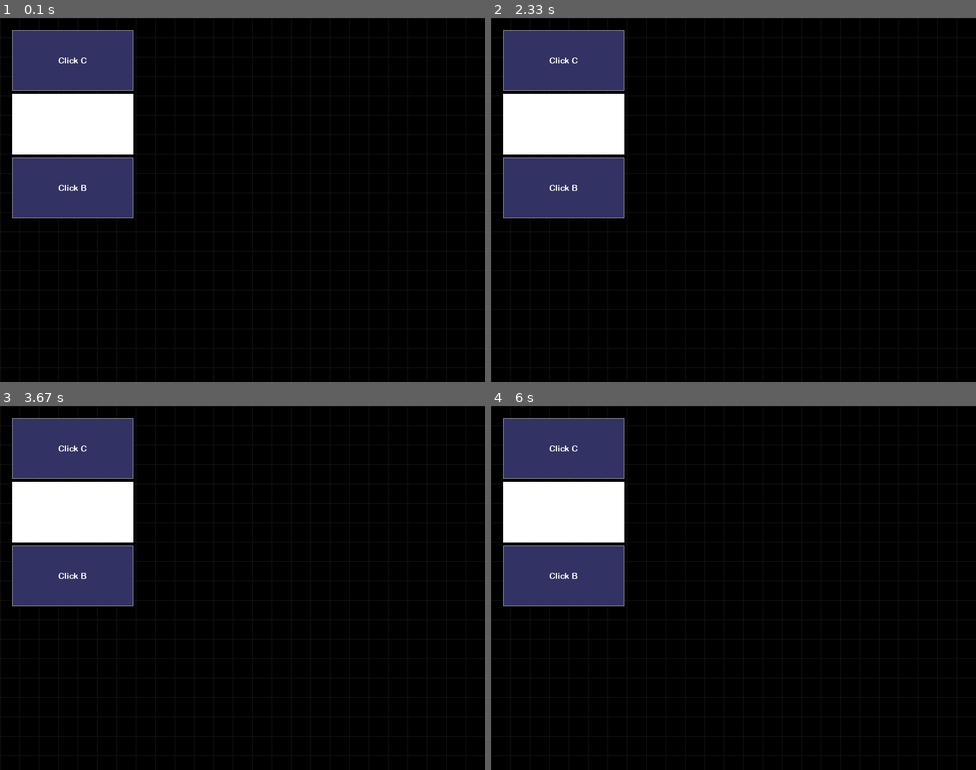
Above: before the commit, frames 1-4 (two rows, left to right).
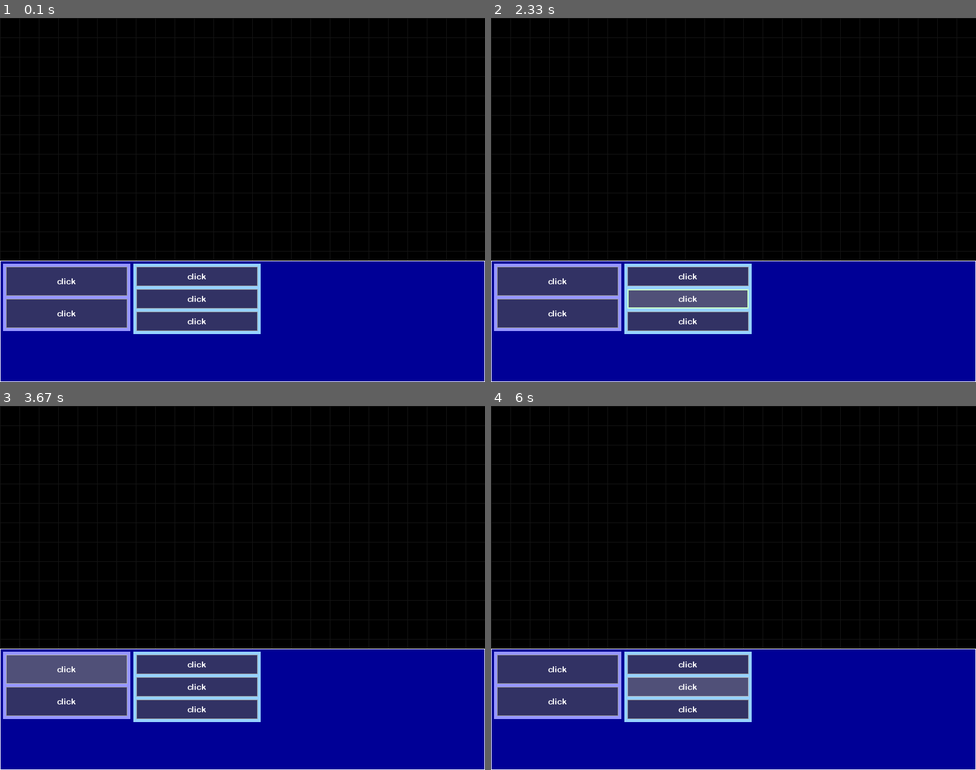
Above: after the commit, the same moments.

Repository: JonathanMurray/pygameui
Game: pygame game, started from main.py
The game is run twice, just before and just after one commit, with the same random seed, the same clock (stepped at 60 frames per second) and the same inputs.
Inputs (mouse positions are in pixels of both pictures, inside the frame that each line leads up to):
- Up to frame 1 (0.1 s): no input
- Up to frame 2 (2.33 s): click (733, 320) at 0.38 s, where only the run after the commit has a clickable "click"; click (733, 221) at 0.72 s; click (583, 287) at 1.05 s; click (912, 327) at 1.38 s; click (709, 294) at 2.22 s
- Up to frame 3 (3.67 s): click (227, 526) at 2.55 s; click (67, 668) at 3.38 s, where only the run after the commit has a clickable "click"
- Up to frame 4 (6 s): click (883, 580) at 3.72 s; click (558, 700) at 4.55 s, where only the run after the commit has a clickable "click"; click (752, 573) at 4.88 s; click (660, 693) at 5.72 s

The runs differ from the first frame. In frame 1, 46% of the frame differs, in the area x 0-100%, y 3-100%; in frame 2, 46%; in frame 3, 46%; in frame 4, 46%.

Commit message:
Improve containers

Diff:
--- a/containers.py
+++ b/containers.py
@@ -1,4 +1,5 @@
-from typing import List, Tuple
+from enum import Enum
+from typing import List, Tuple, Any
 
 from pygame.math import Vector2
 
@@ -44,35 +45,45 @@
       component.set_pos(pos + relative_pos)
 
 
-class HorizontalListContainer(AbstractContainer):
-  def __init__(self, size: Tuple[int, int], screen, components: List[Component], margin: int, padding: int):
-    super().__init__(size, screen, components)
+class Orientation(Enum):
+  HORIZONTAL = 1
+  VERTICAL = 2
+
+
+class ListContainer(AbstractContainer):
+  def __init__(self, width: Any, height: Any, screen, components: List[Component], margin: int, padding: int,
+      orientation: Orientation, **kwargs):
+    super().__init__((width, height), screen, components, **kwargs)
     self.margin = margin
     self.padding = padding
+    if width == 'fit_contents':
+      if orientation == Orientation.HORIZONTAL:
+        children_sum = sum(c.size[0] for c in self.components)
+        container_width = children_sum + (len(self.components) - 1) * self.margin + 2 * self.padding
+      else:
+        container_width = max(c.size[0] for c in self.components) + self.padding * 2
+    else:
+      container_width = width
+    if height == 'fit_contents':
+      if orientation == Orientation.HORIZONTAL:
+        container_height = max(c.size[1] for c in self.components) + self.padding * 2
+      else:
+        children_sum = sum(c.size[1] for c in self.components)
+        container_height = children_sum + (len(self.components) - 1) * self.margin + 2 * self.padding
+    else:
+      container_height = height
+    self.size = (container_width, container_height)
+    self.orientation = orientation
 
   def set_pos(self, pos: Vector2):
     super().set_pos(pos)
     relative_pos = Vector2(self.padding, self.padding)
     for component in self.components:
       component.set_pos(pos + relative_pos)
-      relative_pos += (component.size[0] + self.margin, 0)
-
-
-class VerticalListContainer(AbstractContainer):
-  def __init__(self, width: int, screen, components: List[Component], margin: int, padding: int, **kwargs):
-    super().__init__((width, 1), screen, components, **kwargs)
-    self.margin = margin
-    self.padding = padding
-    children_sum_height = sum(c.size[1] for c in self.components)
-    container_height = children_sum_height + (len(self.components) - 1) * self.margin + 2 * self.padding
-    self.size = (self.size[0], container_height)
-
-  def set_pos(self, pos: Vector2):
-    super().set_pos(pos)
-    relative_pos = Vector2(self.padding, self.padding)
-    for component in self.components:
-      component.set_pos(pos + relative_pos)
-      relative_pos += (0, component.size[1] + self.margin)
+      if self.orientation == Orientation.HORIZONTAL:
+        relative_pos += (component.size[0] + self.margin, 0)
+      else:
+        relative_pos += (0, component.size[1] + self.margin)
 
 
 class EvenSpacingContainer(AbstractContainer):
@@ -83,7 +94,10 @@
   def set_pos(self, pos: Vector2):
     super().set_pos(pos)
     width_sum = sum([component.size[0] for component in self.components])
-    margin = (self.size[0] - width_sum - self.padding * 2) / (len(self.components) - 1)
+    if len(self.components) < 2:
+      margin = 0
+    else:
+      margin = (self.size[0] - width_sum - self.padding * 2) / (len(self.components) - 1)
     relative_pos = Vector2(self.padding, self.padding)
     for component in self.components:
       component.set_pos(pos + relative_pos)
--- a/main.py
+++ b/main.py
@@ -6,8 +6,8 @@
 from pygame.math import Vector2
 from pygame.time import Clock
 
-from containers import VerticalListContainer
-from ui import BackgroundGrid, Component, Button, Text, Style
+from containers import ListContainer, Orientation
+from ui import BackgroundGrid, Button, Text, Style
 
 SCREEN_RESOLUTION = (800, 600)
 COLOR_WHITE = Color(255, 255, 255, 0)
@@ -21,12 +21,27 @@
   background_color = (0, 0, 0)
   grid = BackgroundGrid(screen, SCREEN_RESOLUTION, Color(20, 20, 20, 0), 32)
 
-  button2 = button(font, screen, (200, 100), lambda: print("C"), "Click C")
-  div = Component(size=(200, 100), screen=screen, style=Style(background=COLOR_WHITE))
-  button3 = button(font, screen, (200, 100), lambda: print("B"), "Click B")
-  container = VerticalListContainer(500, screen, [button2, div, button3], 5, 20, border_color=COLOR_WHITE,
-                                    background=(0, 0, 150, 0))
-  container.set_pos(Vector2(0, 0))
+  left_buttons = [
+    button(font, screen, (200, 48), callback=lambda: print("hello"), text="click"),
+    button(font, screen, (200, 48), callback=lambda: print("hello"), text="click"),
+  ]
+  right_buttons = [
+    button(font, screen, (200, 32), callback=lambda: print("bye"), text="click"),
+    button(font, screen, (200, 32), callback=lambda: print("bye"), text="click"),
+    button(font, screen, (200, 32), callback=lambda: print("bye"), text="click"),
+  ]
+  left_menu_bar = ListContainer(width="fit_contents", height="fit_contents", screen=screen, components=left_buttons,
+                                margin=5, padding=5,
+                                orientation=Orientation.VERTICAL,
+                                style=Style(background=(150, 150, 255, 0)))
+  right_menu_bar = ListContainer(width="fit_contents", height="fit_contents", screen=screen, components=right_buttons,
+                                 margin=5, padding=5,
+                                 orientation=Orientation.VERTICAL,
+                                 style=Style(background=(150, 210, 255, 0)))
+  container = ListContainer(width=800, height=200, screen=screen, components=[left_menu_bar, right_menu_bar], margin=5,
+                            padding=5, orientation=Orientation.HORIZONTAL,
+                            style=Style(border_color=COLOR_WHITE, background=(0, 0, 150, 0)))
+  container.set_pos(Vector2(0, 400))
 
   while True:
     for event in pygame.event.get():
@@ -50,8 +65,8 @@
   return Button(size=size, screen=screen, callback=callback,
                 text=Text(screen, font, COLOR_WHITE, text),
                 style=Style(background=Color(50, 50, 100, 0), border_color=Color(150, 150, 150, 0)),
-                style_hovered=Style(background=Color(50, 50, 100), border_color=Color(180, 180, 180, 0)),
-                style_onclick=Style(background=Color(50, 50, 100), border_color=Color(200, 255, 200, 0),
+                style_hovered=Style(background=Color(80, 80, 120), border_color=Color(180, 180, 180, 0)),
+                style_onclick=Style(background=Color(80, 80, 120), border_color=Color(200, 255, 200, 0),
                                     border_width=2))
 
 
